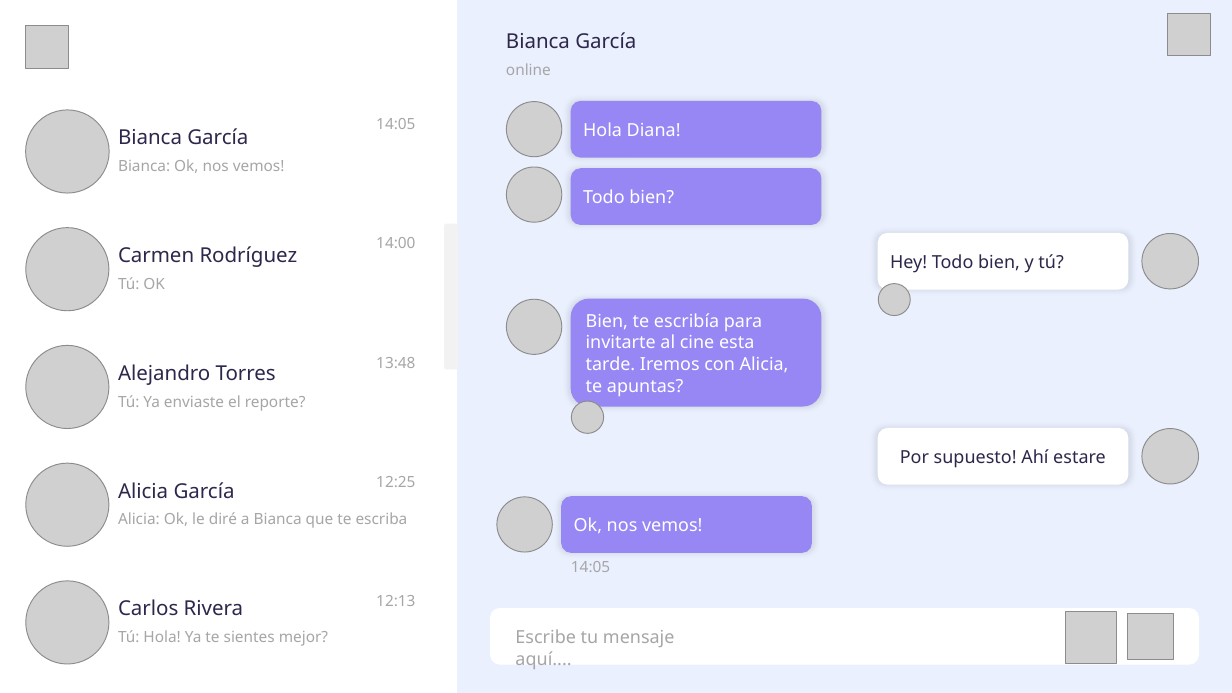
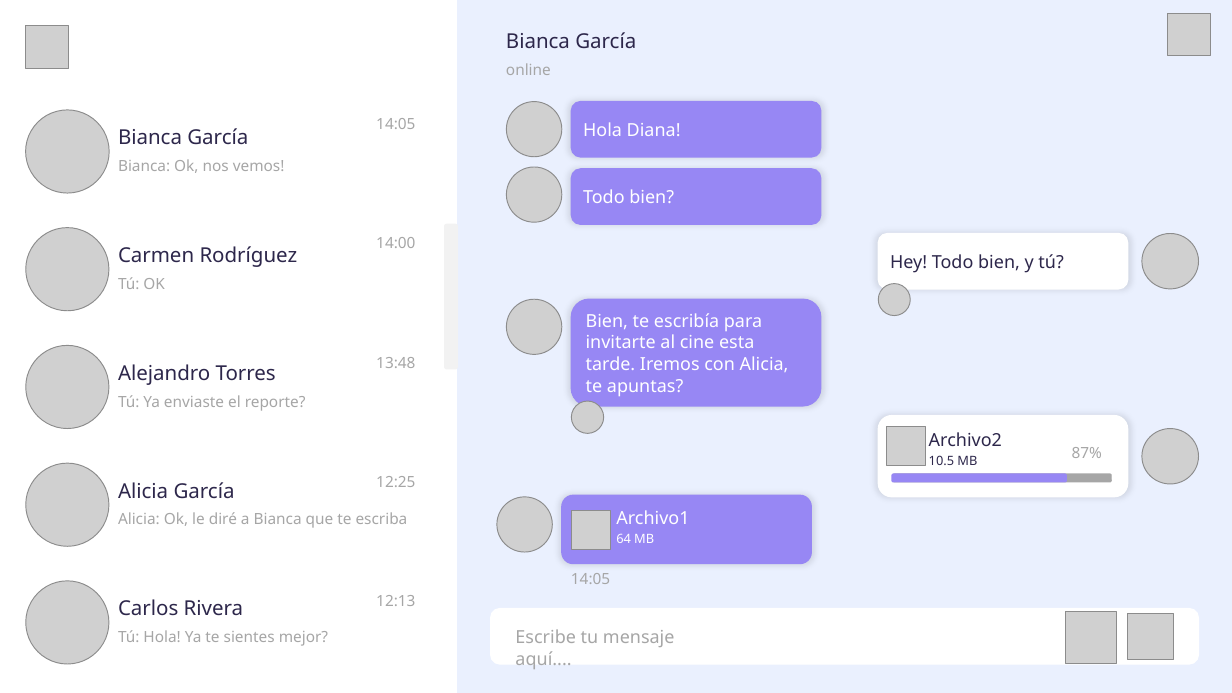
Before and after one commit to Rlianny/Link-Chat_2025, a slide deck: slide 5 of docs/design_decisions/Prototipo de UI.pptx. Drawn at 1232x693 pixels with LibreOffice and Linux fonts; fonts in the diff are those of the drawing; grey boxes stand for pictures. Boxes give left, top, right and bottom in pixels: in the first picture for what was removed or moved away, otherwise in the second. Text is boxed around its words. In the diff, an @@ line names an element or a change of style, - is before the commit and + after.

```diff
--- a/docs/design_decisions/Prototipo de UI.pptx
+++ b/docs/design_decisions/Prototipo de UI.pptx
@@ rounded rectangle: place and size @@
-rounded rectangle at bbox=[879, 429, 1128, 484]
+rounded rectangle at bbox=[879, 416, 1128, 497]
@@ picture added at bbox=[887, 426, 926, 465] @@
@@ text in rounded rectangle at bbox=[900, 449, 1106, 468]: text removed @@
-Por supuesto! Ahí estare
@@ text added at bbox=[929, 432, 1002, 465], 14 pt, text #2D274B @@
+Archivo2
+10.5 MB
@@ text added at bbox=[1072, 447, 1102, 458], 12 pt, text #A6A6A6 @@
+87%
@@ rounded rectangle added at bbox=[892, 474, 1066, 482], fill #9787F4, outline #9787F4 1 pt @@
@@ rounded rectangle added at bbox=[894, 474, 1112, 482], fill #A6A6A6, outline #A6A6A6 1 pt @@
@@ rounded rectangle: place and size @@
-rounded rectangle at bbox=[562, 497, 811, 553]
+rounded rectangle at bbox=[562, 495, 811, 564]
@@ picture added at bbox=[571, 510, 610, 549] @@
@@ text in rounded rectangle at bbox=[574, 517, 702, 533]: text removed @@
-Ok, nos vemos!
@@ text added at bbox=[616, 510, 689, 543], 14 pt, text #FFFFFF @@
+Archivo1
+64 MB
@@ text "14:05": place and size @@
-text "14:05" at bbox=[571, 561, 610, 572]
+text "14:05" at bbox=[571, 573, 610, 584]
```
Also in this commit, not shown: 2 other slides changed, 10 other files.
